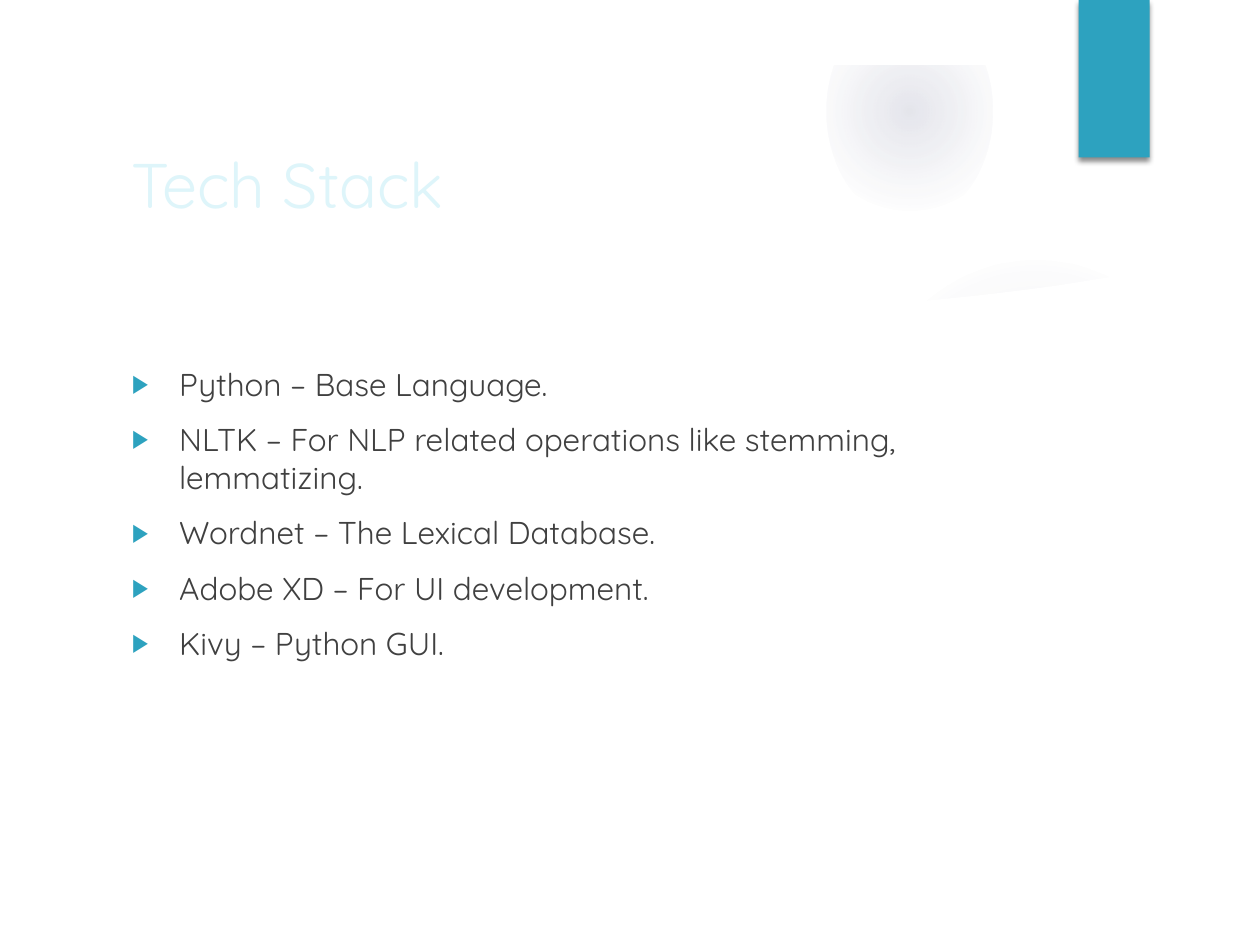
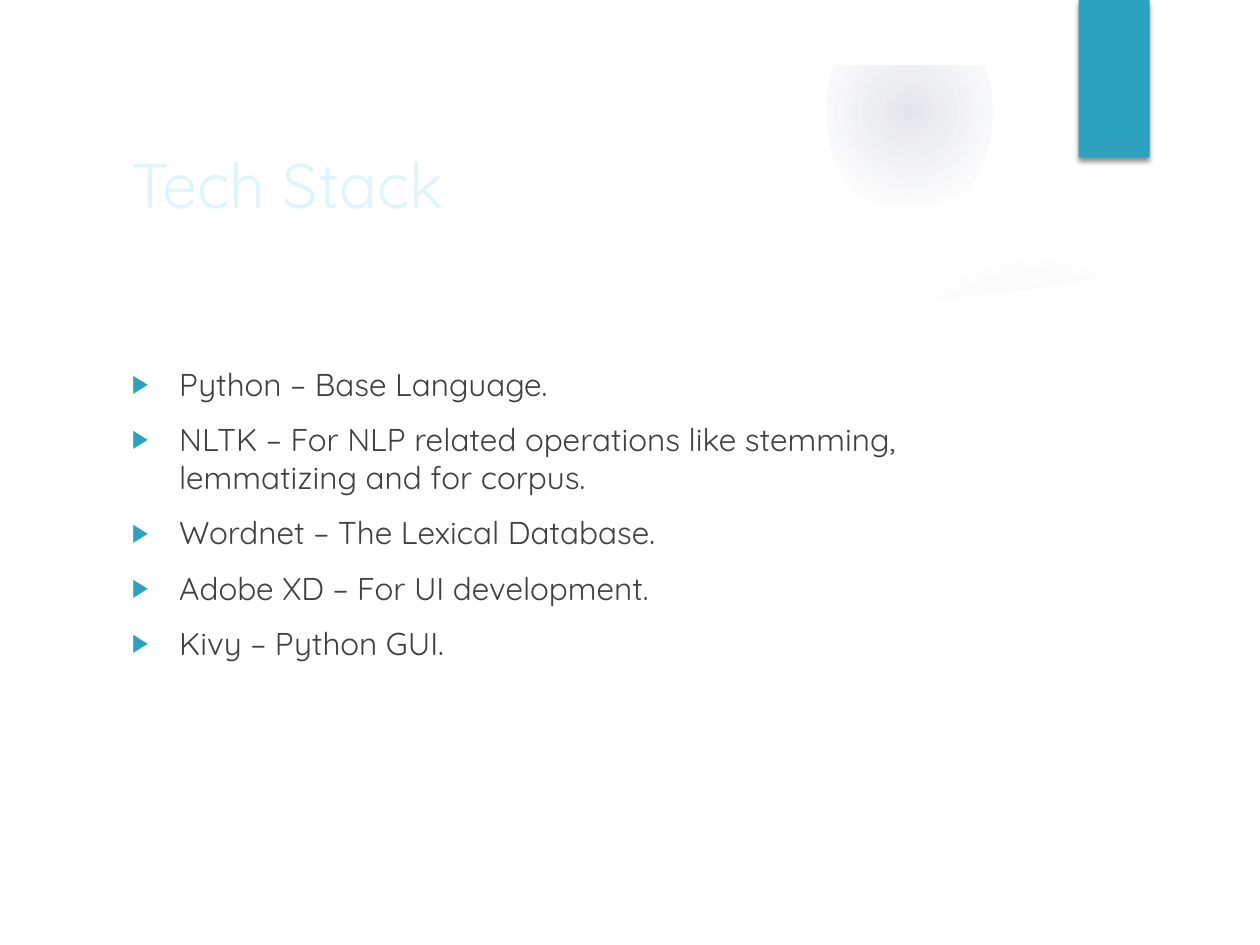
Before and after one commit to ritveak/Wordzone, a slide deck: slide 6 of review 1.pptx. Drawn at 1260x945 pixels with LibreOffice and Linux fonts; fonts in the diff are those of the drawing; background and template pictures are left out. Boxes give left, top, right and bottom in pixels: in the first picture for what was removed or moved away, otherwise in the second. Text is boxed around its words. In the diff, an @@ line names an element or a change of style, - is before the commit and + after.

```diff
--- a/review 1.pptx
+++ b/review 1.pptx
@@ text at <box>179,428,896,496</box>: text changed @@
-▶ NLTK – For NLP related operations like stemming, lemmatizing.
+▶ NLTK – For NLP related operations like stemming, lemmatizing and for corpus.
```
Also in this commit, not shown: 5 slides added, 2 other files.
